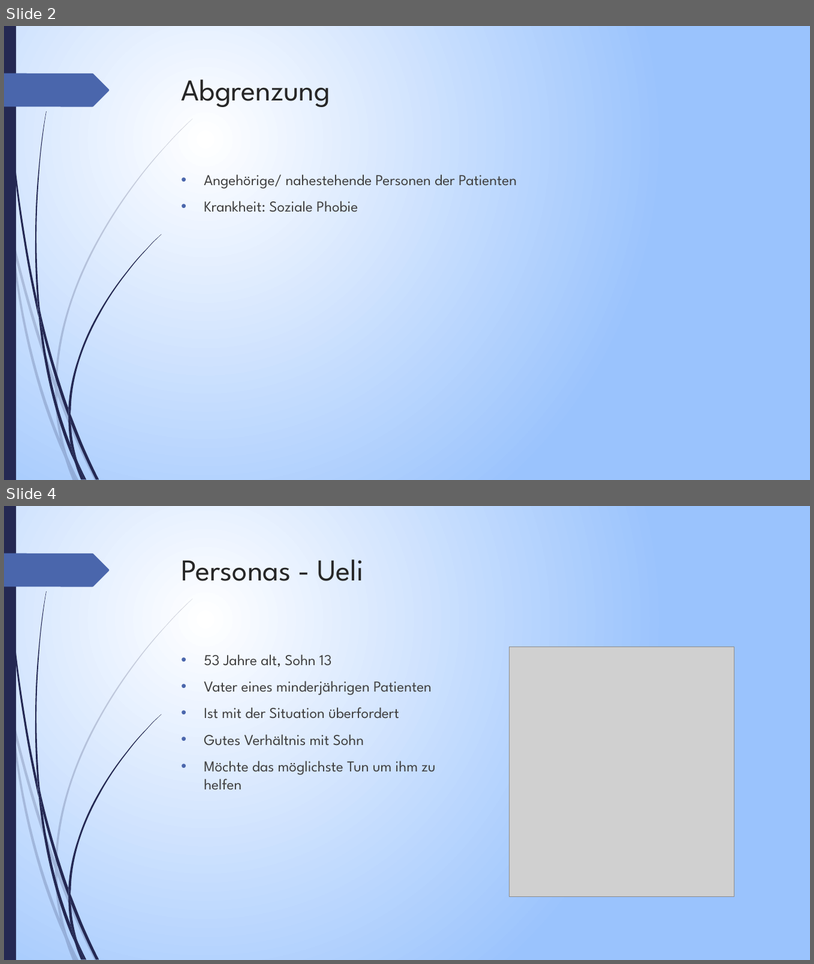
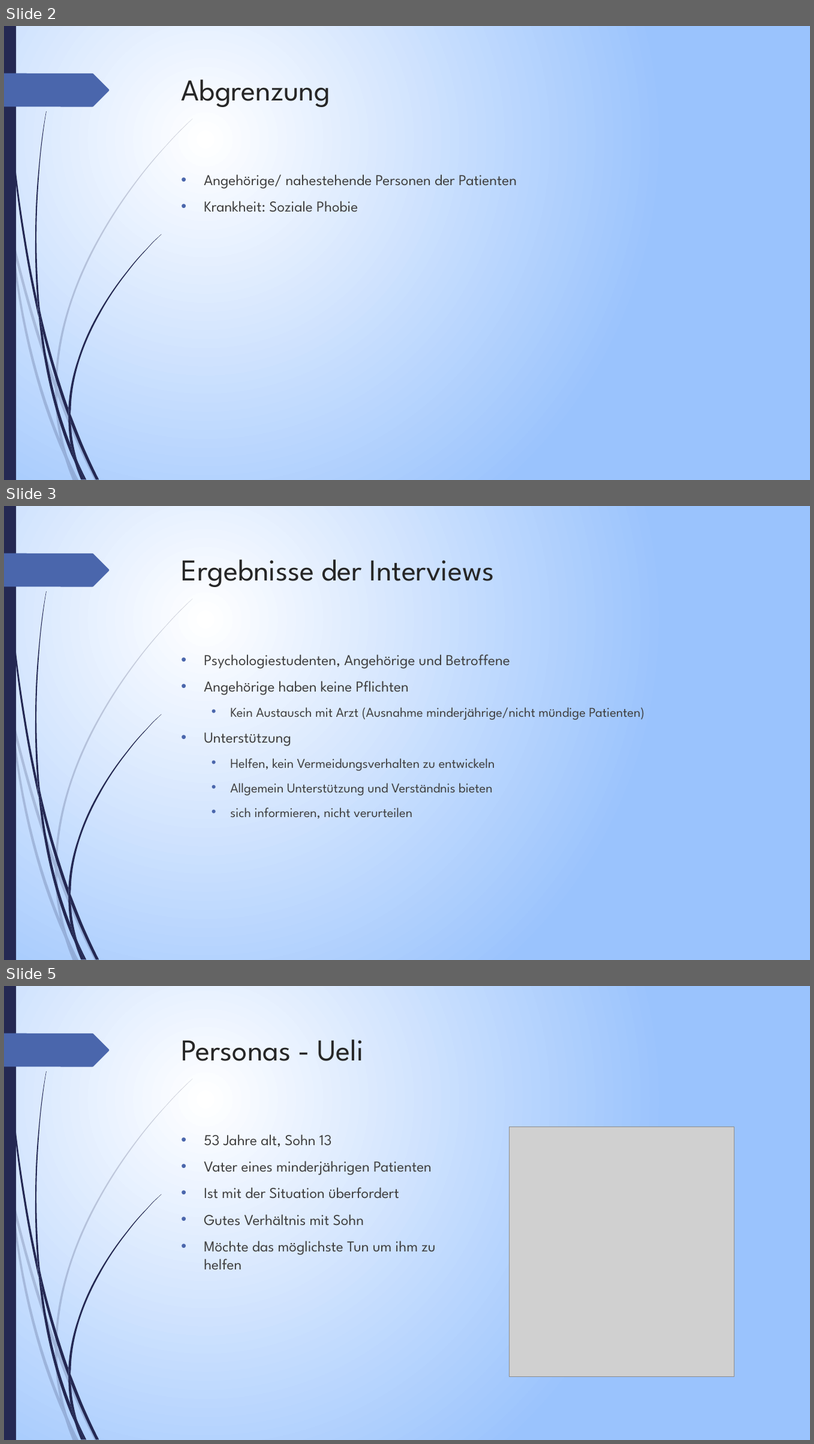
Before and after one commit to Azarny/ch.bfh.bti7081.s2019.yellow, a slide deck: documentation/Task1/PräsentationTask1SoED.pptx. Shown one above the other, each under a label of ours: slides 2 and 4 before the commit, slides 2, 3 and 5 after it; the slides between them are not shown. The pictures are 814x964 and 814x1444 pixels, drawn with LibreOffice and Linux fonts; fonts in the diff are those of the drawing; grey boxes stand for pictures. Boxes give left, top, right and bottom in pixels: in the first picture for what was removed or moved away, otherwise in the second. Text is boxed around its words. In the diff, an @@ line names an element or a change of style, - is before the commit and + after.

Commit message:
add interviews and mockup to presentation

```diff
--- a/documentation/Task1/PräsentationTask1SoED.pptx
+++ b/documentation/Task1/PräsentationTask1SoED.pptx
@@ slide 3 added at <box>4,506,810,960</box>, background gradient #FFFFFF to #9BC3FE; not listed: 24 template elements that a slide beside it also shows @@
@@ title added at <box>182,559,495,587</box>, 36 pt, text #262626 @@
+Ergebnisse der Interviews
@@ text added at <box>204,654,645,819</box>, 16 pt, text #404040 @@
+• Psychologiestudenten, Angehörige und Betroffene
+• Angehörige haben keine Pflichten
+  • Kein Austausch mit Arzt (Ausnahme minderjährige/nicht mündige Patienten)
+• Unterstützung
+  • Helfen, kein Vermeidungsverhalten zu entwickeln
+  • Allgemein Unterstützung und Verständnis bieten
+  • sich informieren, nicht verurteilen
@@ what was slide 4 is now slide 5 @@
```
Also in this commit, not shown: 1 slide changed, 1 other slide added.
